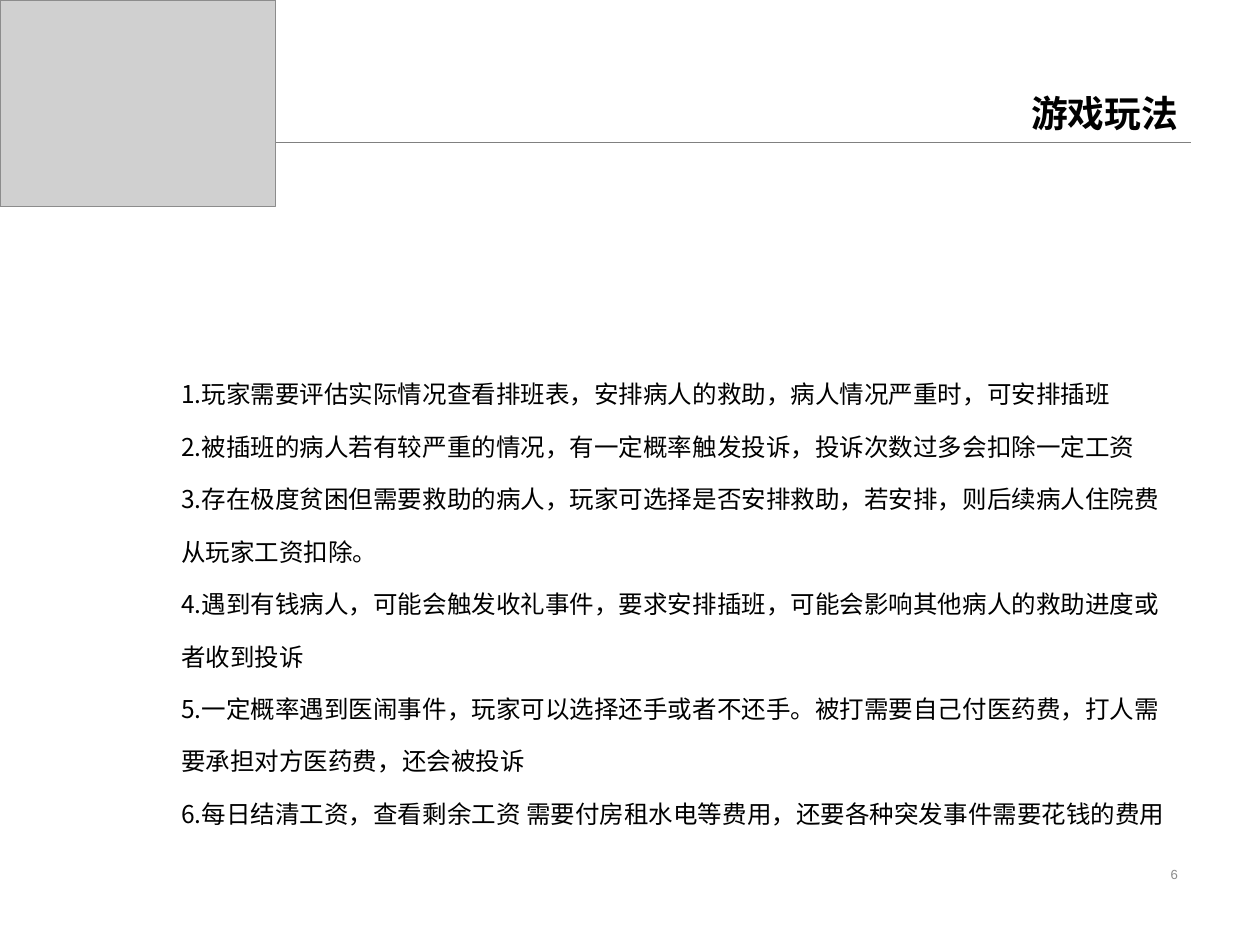
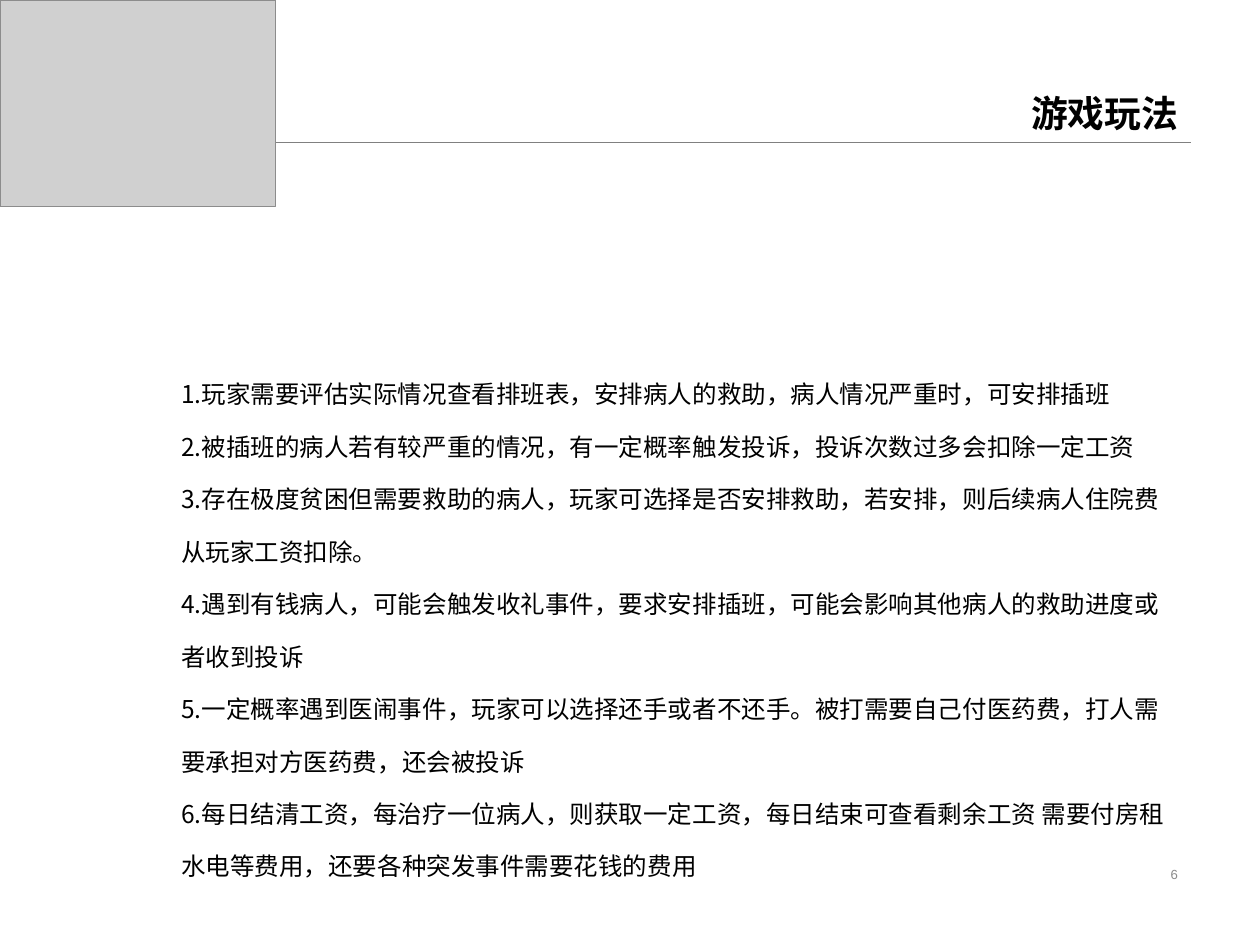
Before and after one commit to ThreePeopleGame/Death, a slide deck: slide 6 of Share/每周命题游戏设计/葛美玲/医生.pptx. Drawn at 1260x945 pixels with LibreOffice and Linux fonts; fonts in the diff are those of the drawing; grey boxes stand for pictures. Boxes give left, top, right and bottom in pixels: in the first picture for what was removed or moved away, otherwise in the second. Text is boxed around its words. In the diff, an @@ line names an element or a change of style, - is before the commit and + after.

Commit message:
医生
2

```diff
--- a/Share/每周命题游戏设计/葛美玲/医生.pptx
+++ b/Share/每周命题游戏设计/葛美玲/医生.pptx
@@ text at (181, 802, 1165, 878): text changed @@
-6.每日结清工资，查看剩余工资 需要付房租水电等费用，还要各种突发事件需要花钱的费用
+6.每日结清工资，每治疗一位病人，则获取一定工资，每日结束可查看剩余工资 需要付房租水电等费用，还要各种突发事件需要花钱的费用
```
